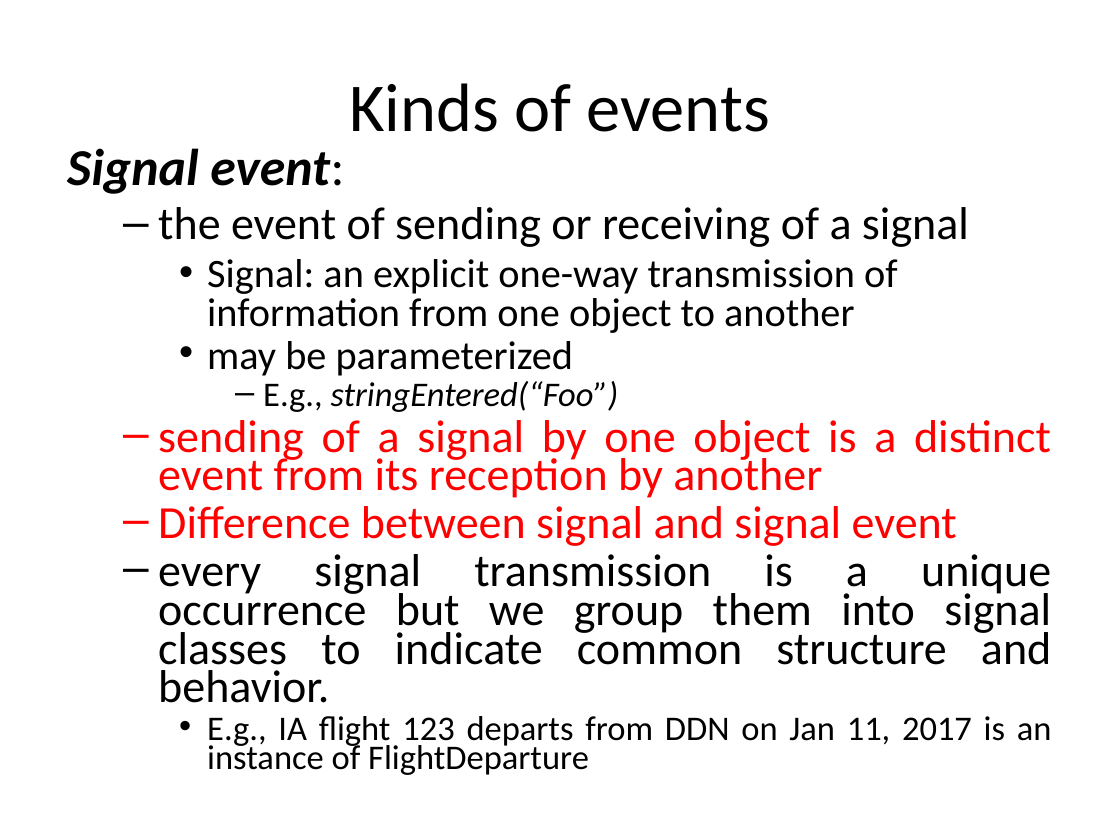
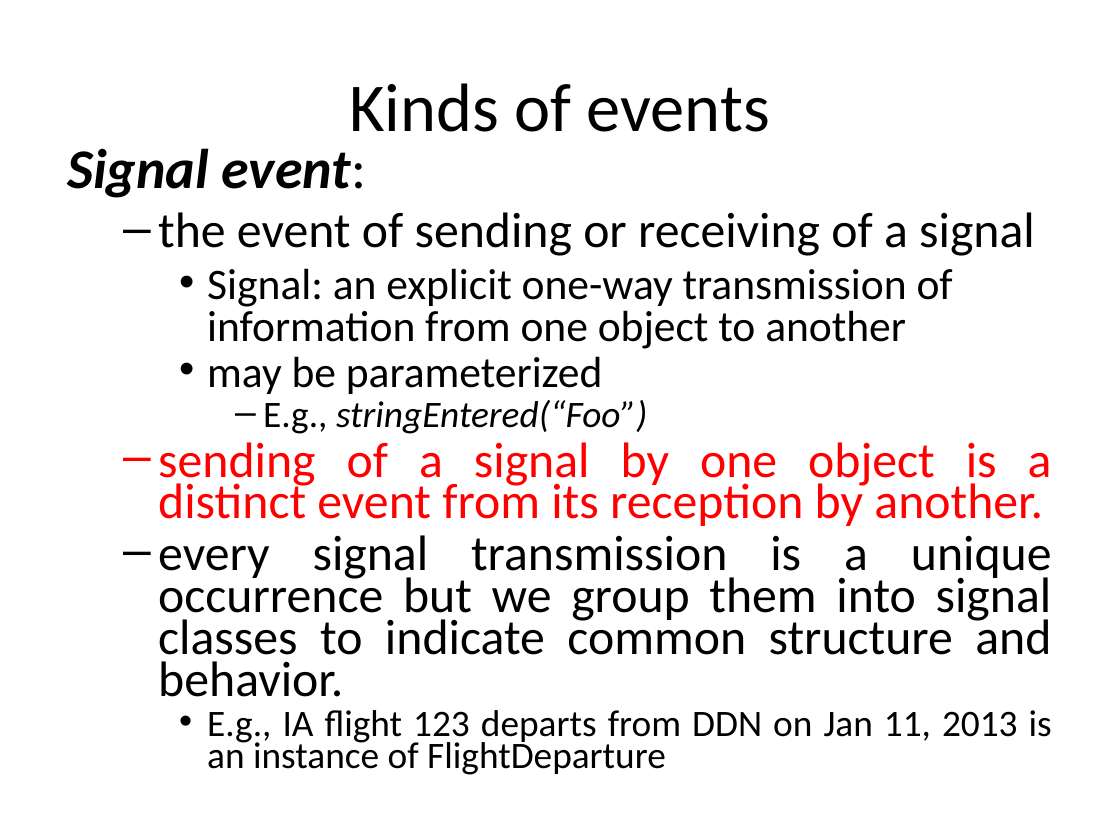
Before and after one commit to theabhishek07/Object-Oriented-Analysis-and-Design, a slide deck: slide 4 of Classroom/9. stateModeling.pptx. Drawn at 1120x840 pixels with LibreOffice and Linux fonts; fonts in the diff are those of the drawing. Boxes give left, top, right and bottom in pixels: in the first picture for what was removed or moved away, otherwise in the second. Text is boxed around its words. In the diff, an @@ line names an element or a change of style, - is before the commit and + after.

Commit message:
ppt

```diff
--- a/Classroom/9. stateModeling.pptx
+++ b/Classroom/9. stateModeling.pptx
@@ text at bbox=[67, 148, 1052, 697]: size 33.3 to 36 pt in "Signal event:"; size 29.6 to 32 pt in "the event of sending or receiving of ...", "every signal transmission is a unique occurrence ..."; size 25.9 to 28 pt in "Signal: an explicit one-way transmission of information ...", "may be parameterized"; size 22.2 to 24 pt in "E.g., stringEntered(“Foo”)" @@
@@ text at bbox=[158, 442, 1052, 526]: text changed; size 29.6 to 32 pt @@
-  – sending of a signal by one object is a distinct event from its reception by another
-  – Difference between signal and signal event
+  – sending of a signal by one object is a distinct event from its reception by another.
@@ text at bbox=[207, 710, 1052, 775]: text changed; size 22.2 to 24 pt @@
-    • E.g., IA flight 123 departs from DDN on Jan 11, 2017 is an instance of FlightDeparture
+    • E.g., IA flight 123 departs from DDN on Jan 11, 2013 is an instance of FlightDeparture
```
Also in this commit, not shown: 3 other slides changed, 2 slides added, 6 slides removed, 3 other files.
